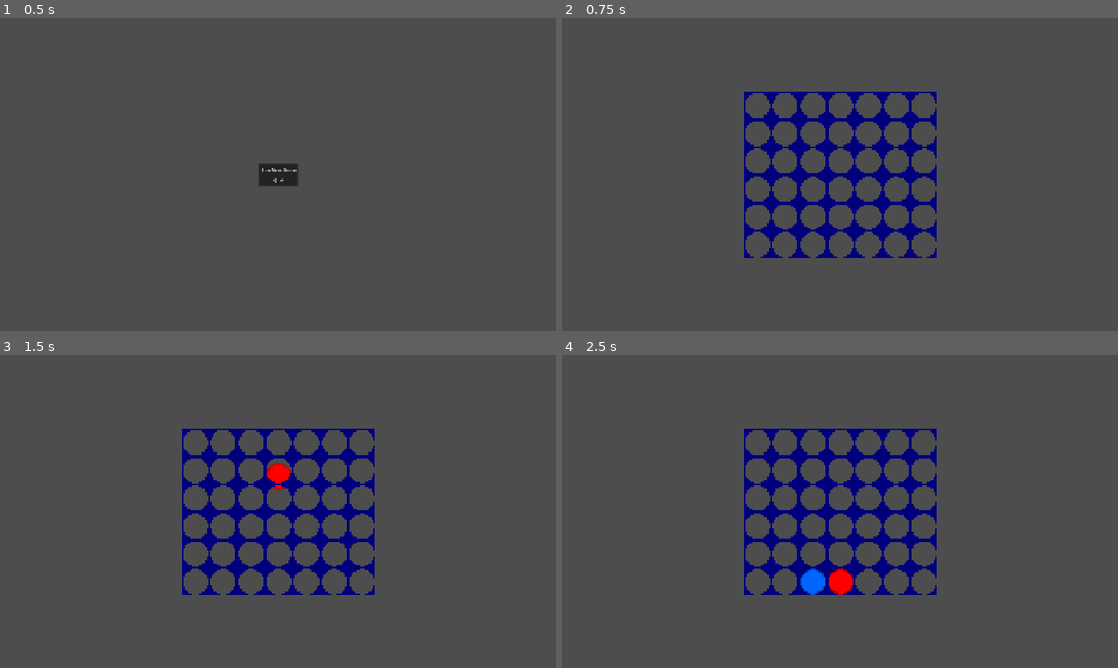
Above: before the commit, frames 1-4 (two rows, left to right).
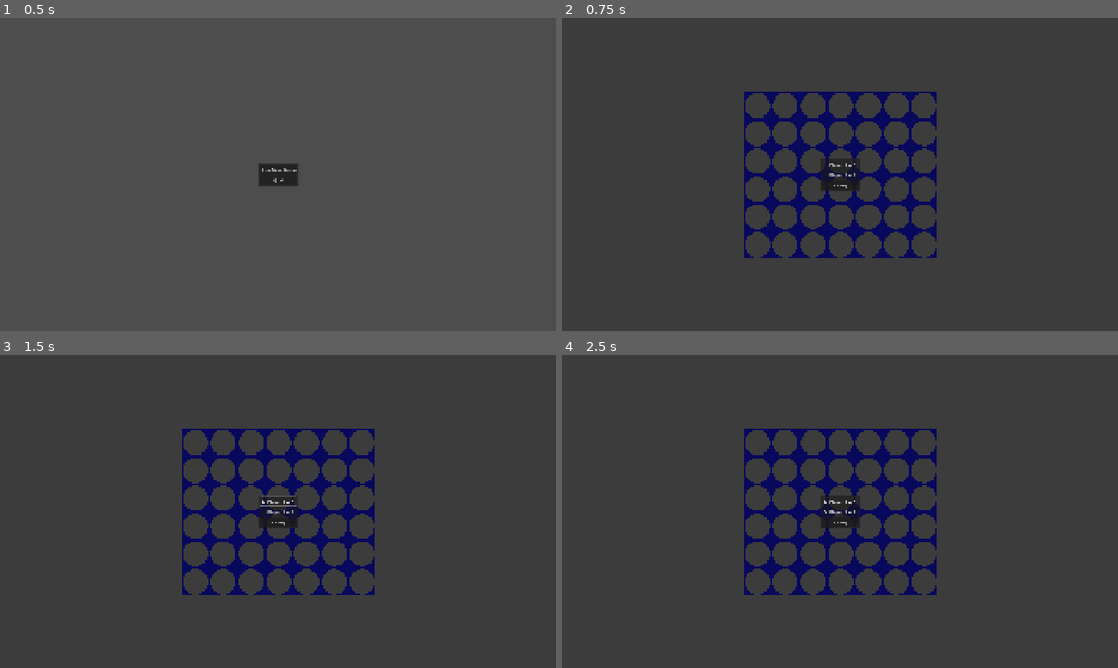
Above: after the commit, the same moments.

Repository: sparkworm/Connect4
Game: Godot game, scene res://scenes/main.tscn
The game is run twice, just before and just after one commit, with the same random seed, the same clock (stepped at 60 frames per second) and the same inputs.
Inputs (mouse positions are in pixels of both pictures, inside the frame that each line leads up to):
- Up to frame 1 (0.5 s): no input
- Up to frame 2 (0.75 s): click "Play New Game" at 0.5 s
- Up to frame 3 (1.5 s): click (278, 502) at 1.25 s, where only the run after the commit has a clickable "Player 1 is AI"
- Up to frame 4 (2.5 s): click (840, 511) at 2 s, where only the run after the commit has a clickable "Player 2 is AI"

Frame 1 is identical in both runs. In frame 2, 6.9% of the frame differs, in the area x 32-68%, y 23-77%; in frame 3, 7.1%; in frame 4, 7.5%.

Commit message:
Added player select functionality

Diff:
--- a/scenes/level.gd
+++ b/scenes/level.gd
@@ -5,14 +5,21 @@
 @export var piece_scene: PackedScene
 @export var dimensions := Vector2i(7,6)
 @export var drop_speed := 400.0
+@export var p1_team: Globals.Team
+@export var p2_team: Globals.Team
 
 var game: Game
-var game_active: bool = true
+var game_active: bool = false
 
 @onready var visible_board: VisibleBoard = $VisibleBoard
 @onready var piece_holder: Node2D = $PieceHolder
-@onready var popup_layer: CanvasLayer = $PopupLayer
-@onready var win_label: Label = $PopupLayer/PanelContainer/MarginContainer/VBoxContainer/WinLabel
+#@onready var popup_layer: CanvasLayer = $PopupLayer
+@onready var win_label: Label = %WinLabel
+@onready var game_over_panel: PanelContainer = $PopupLayer/GameOverPanel
+@onready var p1_checkbox: CheckBox = %P1Checkbox
+@onready var p2_checkbox: CheckBox = %P2Checkbox
+#@onready var player_select_panel: PanelContainer = $PopupLayer/PlayerSelectPanel
+@onready var player_select: ColorRect = $PopupLayer/PlayerSelect
 
 func _ready() -> void:
 	visible_board.create_board(dimensions)
@@ -20,9 +27,9 @@
 
 	# create players
 
-	var player1 = PlayerHuman.new(Globals.Team.RED)
-	var player2 = PlayerAI.new(Globals.Team.BLUE)
-	add_players([player1,player2])
+	#var player1 = PlayerHuman.new(Globals.Team.RED)
+	#var player2 = PlayerAI.new(Globals.Team.BLUE)
+	#add_players([player1,player2])
 
 
 ## Adds players and creates Game with given players
@@ -37,7 +44,7 @@
 		player_arr[0].take_turn()
 
 func _process(_delta: float) -> void:
-	if Input.is_action_just_pressed("drop_piece") and game.is_active_player_human() and game_active:
+	if game_active and Input.is_action_just_pressed("drop_piece") and game.is_active_player_human():
 		var col := visible_board.get_mouse_col()
 		if col != -1:
 			game.make_player_move(col)
@@ -64,10 +71,28 @@
 
 func game_won(_winner: Player) -> void:
 	win_label.text = "Player " + str(game.active_player_idx+1) + " won!"
-	popup_layer.show()
+	game_over_panel.show()
 	game_active = false
 
 func game_tied() -> void:
 	win_label.text = "Game is a draw!"
-	popup_layer.show()
+	game_over_panel.show()
 	game_active = false
+
+
+func _on_ready_button_pressed() -> void:
+	var p1: Player
+	var p2: Player
+	if p1_checkbox.button_pressed:
+		p1 = PlayerAI.new(p1_team)
+	else:
+		p1 = PlayerHuman.new(p1_team)
+
+	if p2_checkbox.button_pressed:
+		p2 = PlayerAI.new(p2_team)
+	else:
+		p2 = PlayerHuman.new(p2_team)
+
+	player_select.hide()
+	game_active = true
+	add_players([p1,p2])
--- a/scenes/level.tscn
+++ b/scenes/level.tscn
@@ -7,6 +7,8 @@
 [node name="Level" type="Node2D"]
 script = ExtResource("1_w7c3h")
 piece_scene = ExtResource("2_w8frs")
+p1_team = 1
+p2_team = 2
 
 [node name="PieceHolder" type="Node2D" parent="."]
 
@@ -16,9 +18,9 @@
 zoom = Vector2(3, 3)
 
 [node name="PopupLayer" type="CanvasLayer" parent="."]
+
+[node name="GameOverPanel" type="PanelContainer" parent="PopupLayer"]
 visible = false
-
-[node name="PanelContainer" type="PanelContainer" parent="PopupLayer"]
 anchors_preset = 5
 anchor_left = 0.5
 anchor_right = 0.5
@@ -27,16 +29,66 @@
 offset_bottom = 40.0
 grow_horizontal = 2
 
-[node name="MarginContainer" type="MarginContainer" parent="PopupLayer/PanelContainer"]
+[node name="MarginContainer" type="MarginContainer" parent="PopupLayer/GameOverPanel"]
 layout_mode = 2
 theme_override_constants/margin_left = 6
 theme_override_constants/margin_top = 6
 theme_override_constants/margin_right = 6
 theme_override_constants/margin_bottom = 6
 
-[node name="VBoxContainer" type="VBoxContainer" parent="PopupLayer/PanelContainer/MarginContainer"]
+[node name="VBoxContainer" type="VBoxContainer" parent="PopupLayer/GameOverPanel/MarginContainer"]
 layout_mode = 2
 
-[node name="WinLabel" type="Label" parent="PopupLayer/PanelContainer/MarginContainer/VBoxContainer"]
+[node name="WinLabel" type="Label" parent="PopupLayer/GameOverPanel/MarginContainer/VBoxContainer"]
+unique_name_in_owner = true
 layout_mode = 2
 text = "Player X won!"
+
+[node name="PlayerSelect" type="ColorRect" parent="PopupLayer"]
+anchors_preset = 15
+anchor_right = 1.0
+anchor_bottom = 1.0
+grow_horizontal = 2
+grow_vertical = 2
+color = Color(0.1, 0.1, 0.1, 0.317647)
+
+[node name="PlayerSelectPanel" type="PanelContainer" parent="PopupLayer/PlayerSelect"]
+layout_mode = 1
+anchors_preset = 8
+anchor_left = 0.5
+anchor_top = 0.5
+anchor_right = 0.5
+anchor_bottom = 0.5
+offset_left = -69.0
+offset_top = -56.5
+offset_right = 69.0
+offset_bottom = 56.5
+grow_horizontal = 2
+grow_vertical = 2
+
+[node name="MarginContainer" type="MarginContainer" parent="PopupLayer/PlayerSelect/PlayerSelectPanel"]
+layout_mode = 2
+theme_override_constants/margin_left = 6
+theme_override_constants/margin_top = 6
+theme_override_constants/margin_right = 6
+theme_override_constants/margin_bottom = 6
+
+[node name="VBoxContainer" type="VBoxContainer" parent="PopupLayer/PlayerSelect/PlayerSelectPanel/MarginContainer"]
+layout_mode = 2
+
+[node name="P1Checkbox" type="CheckBox" parent="PopupLayer/PlayerSelect/PlayerSelectPanel/MarginContainer/VBoxContainer"]
+unique_name_in_owner = true
+layout_mode = 2
+text = "Player 1 is AI"
+
+[node name="P2Checkbox" type="CheckBox" parent="PopupLayer/PlayerSelect/PlayerSelectPanel/MarginContainer/VBoxContainer"]
+unique_name_in_owner = true
+layout_mode = 2
+text = "Player 2 is AI"
+
+[node name="ReadyButton" type="Button" parent="PopupLayer/PlayerSelect/PlayerSelectPanel/MarginContainer/VBoxContainer"]
+unique_name_in_owner = true
+layout_mode = 2
+text = "Ready"
+
+[connection signal="pressed" from="PopupLayer/PlayerSelect/PlayerSelectPanel/MarginContainer/VBoxContainer/ReadyButton" to="." method="_on_ready_button_pressed"]
